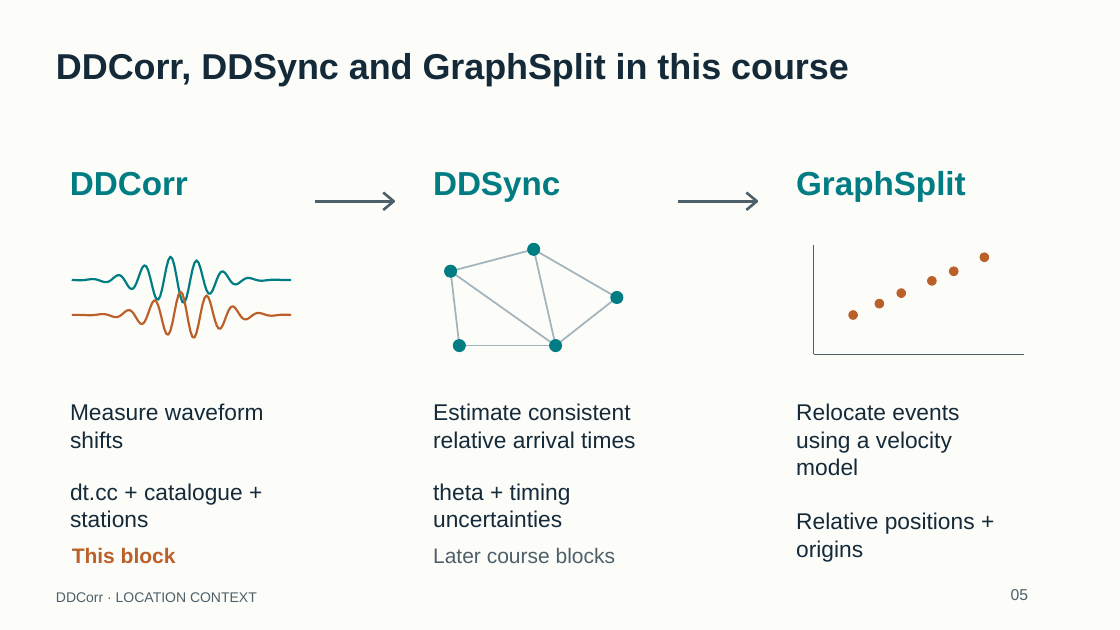
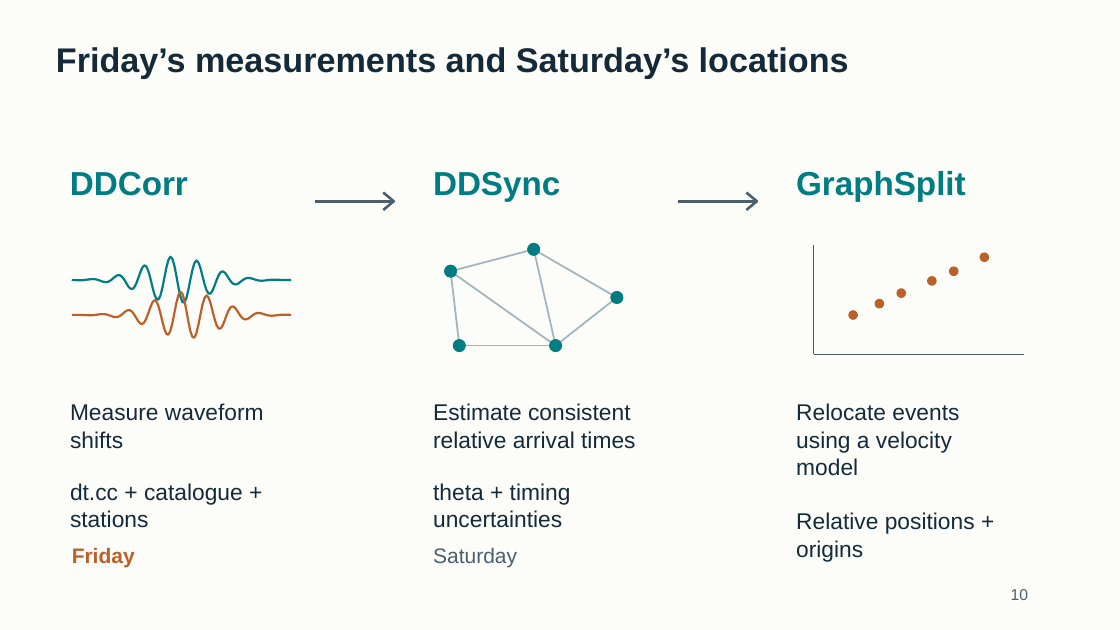
Before and after one commit to eliasrh/DDCorr.jl, a slide deck: slide 10 of teaching/DDCorr_minicourse.pptx (slide 5 before the commit). Drawn at 1120x630 pixels with LibreOffice and Linux fonts; fonts in the diff are those of the drawing. Boxes give left, top, right and bottom in pixels: in the first picture for what was removed or moved away, otherwise in the second. Text is boxed around its words. In the diff, an @@ line names an element or a change of style, - is before the commit and + after.

Commit message:
Teach differential times and relocation with the 100-event Iceland workshop
Add the correlation lecture, a shorter archive practical, and instructions for carrying one catalogue into DDSync and GraphSplit. Read advanced settings directly, preserve measured SAC magnitudes, and check waveform workloads before processing or cache reuse.

```diff
--- a/teaching/DDCorr_minicourse.pptx
+++ b/teaching/DDCorr_minicourse.pptx
@@ text removed at (56, 53, 849, 86) @@
-DDCorr, DDSync and GraphSplit in this course
@@ text added at (56, 47, 849, 79), 29.2 pt, text #152A39, bold @@
+Friday’s measurements and Saturday’s locations
@@ text at (72, 547, 135, 567): text changed @@
-This block
+Friday
@@ text at (433, 548, 517, 567): text changed @@
-Later course blocks
+Saturday
@@ text removed at (56, 592, 257, 602) @@
-DDCorr · LOCATION CONTEXT
@@ text at (1011, 589, 1028, 600): text changed @@
-05
+10
```
Also in this commit, not shown: 2 other slides changed, 43 slides added, 97 slides removed, 43 other files.
